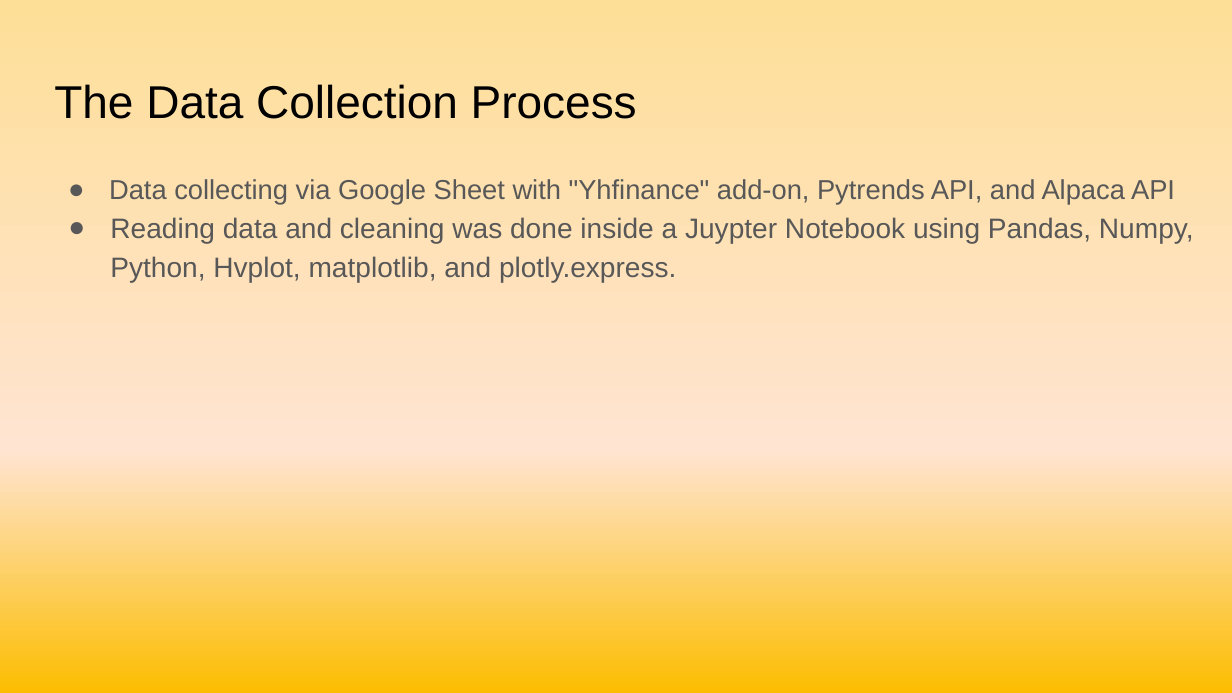
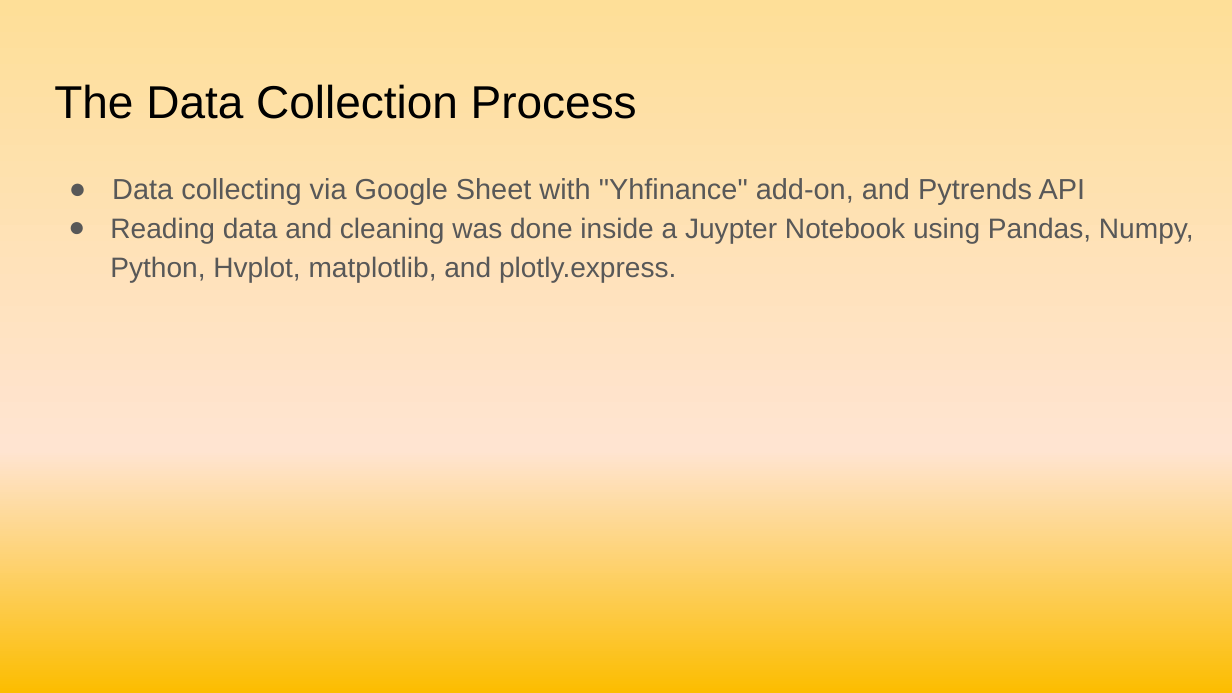
Before and after one commit to Olegreg762/group_project_1, a slide deck: slide 3 of BTC_Journey_Presentation.pptx. Drawn at 1232x693 pixels with LibreOffice and Linux fonts; fonts in the diff are those of the drawing. Boxes give left, top, right and bottom in pixels: in the first picture for what was removed or moved away, otherwise in the second. Text is boxed around its words. In the diff, an @@ line names an element or a change of style, - is before the commit and + after.

```diff
--- a/BTC_Journey_Presentation.pptx
+++ b/BTC_Journey_Presentation.pptx
@@ text at [112,178,1086,205]: text changed; size 16 to 16.9 pt @@
-● Data collecting via Google Sheet with "Yhfinance" add-on, Pytrends API, and Alpaca API
+● Data collecting via Google Sheet with "Yhfinance" add-on, and Pytrends API
```
Also in this commit, not shown: 1 other slide changed, 8 slides added, 1 slide removed, 4 other files.
